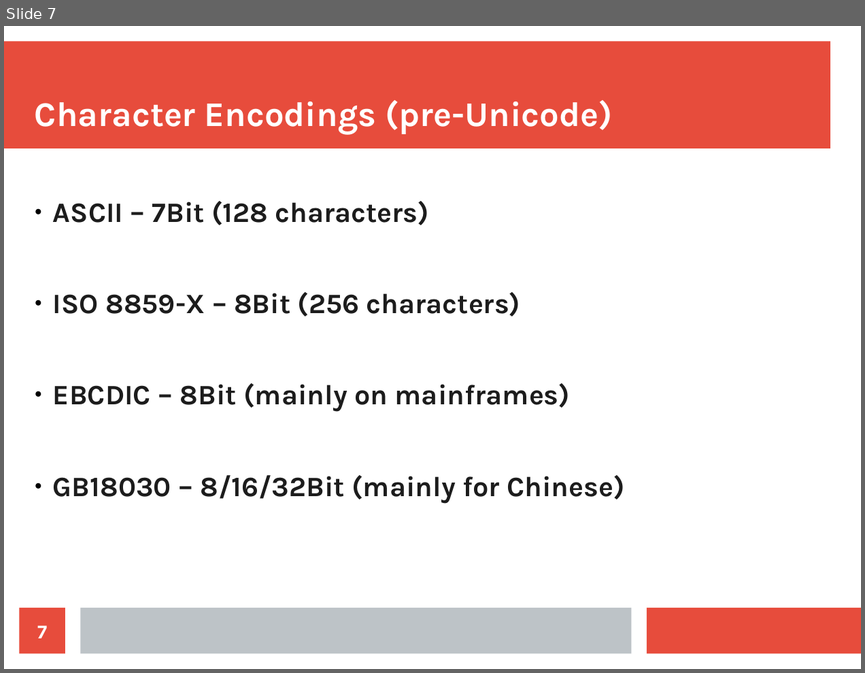
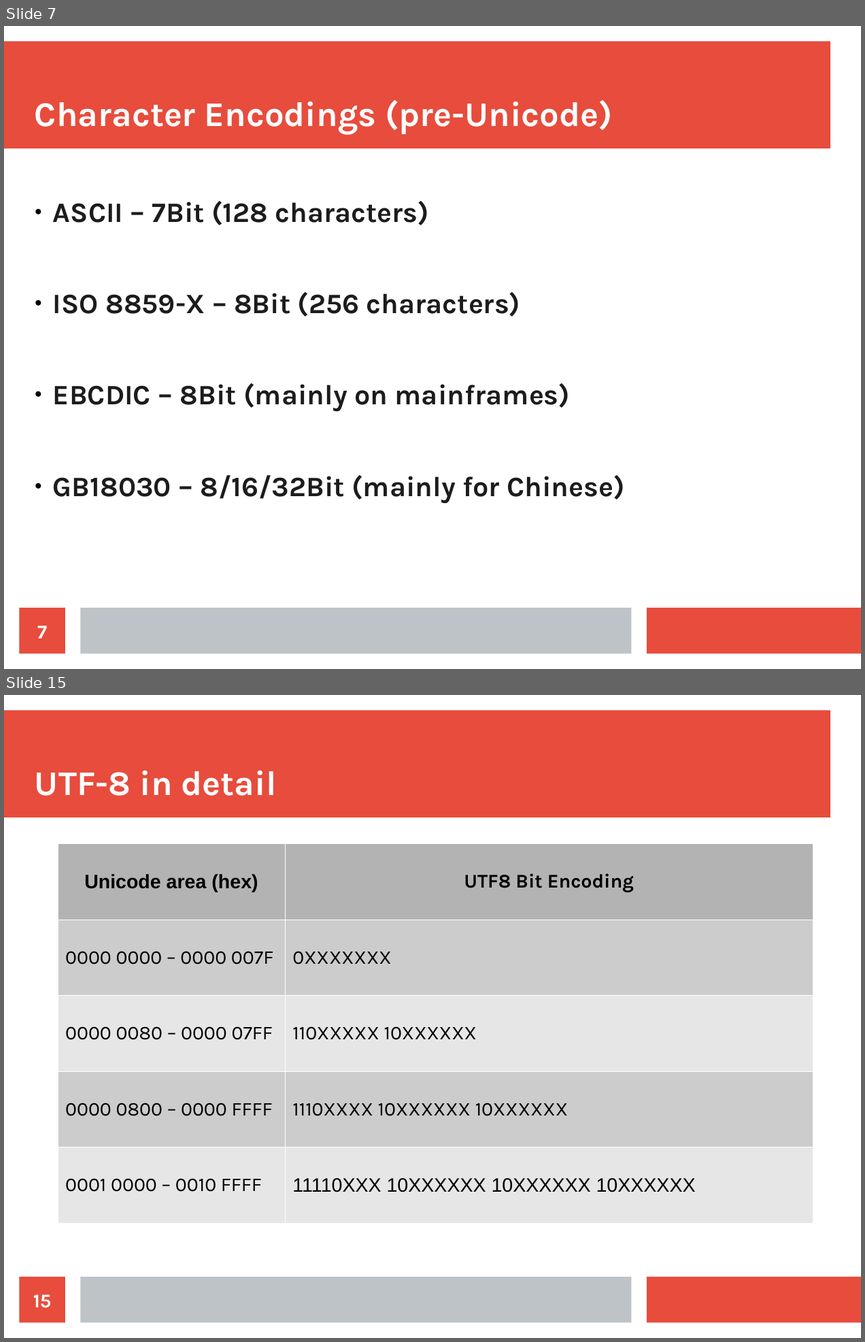
Before and after one commit to CPPUserGroups/Germany-Hamburg, a slide deck: unicode/slides.odp. Shown one above the other, each under a label of ours: slide 7 before the commit, slides 7 and 15 after it; the slides between them are not shown. The pictures are 865x673 and 865x1342 pixels, drawn with LibreOffice and Linux fonts; fonts in the diff are those of the drawing. Boxes give left, top, right and bottom in pixels: in the first picture for what was removed or moved away, otherwise in the second. Text is boxed around its words. In the diff, an @@ line names an element or a change of style, - is before the commit and + after.

```diff
--- a/unicode/slides.odp
+++ b/unicode/slides.odp
@@ slide 15 added at box(4, 695, 861, 1338), background #FFFFFF; not listed: 3 template elements that a slide beside it also shows @@
@@ title added at box(35, 770, 277, 796), 32 pt, text #FFFFFF, bold @@
+UTF-8 in detail
@@ table added at box(58, 843, 813, 1223), 5 rows, 2 columns @@
+Unicode area (hex) | UTF8 Bit Encoding
+0000 0000 – 0000 007F | 0XXXXXXX
+0000 0080 – 0000 07FF | 110XXXXX 10XXXXXX
+0000 0800 – 0000 FFFF | 1110XXXX 10XXXXXX 10XXXXXX
+0001 0000 – 0010 FFFF | 11110XXX 10XXXXXX 10XXXXXX 10XXXXXX
@@ page number added at box(20, 1276, 65, 1323), fill #E74C3C, 18 pt, text #FFFFFF, bold @@
+15
```
Also in this commit, not shown: 5 slides changed, 7 other slides added, 1 slide removed, 2 other files.
